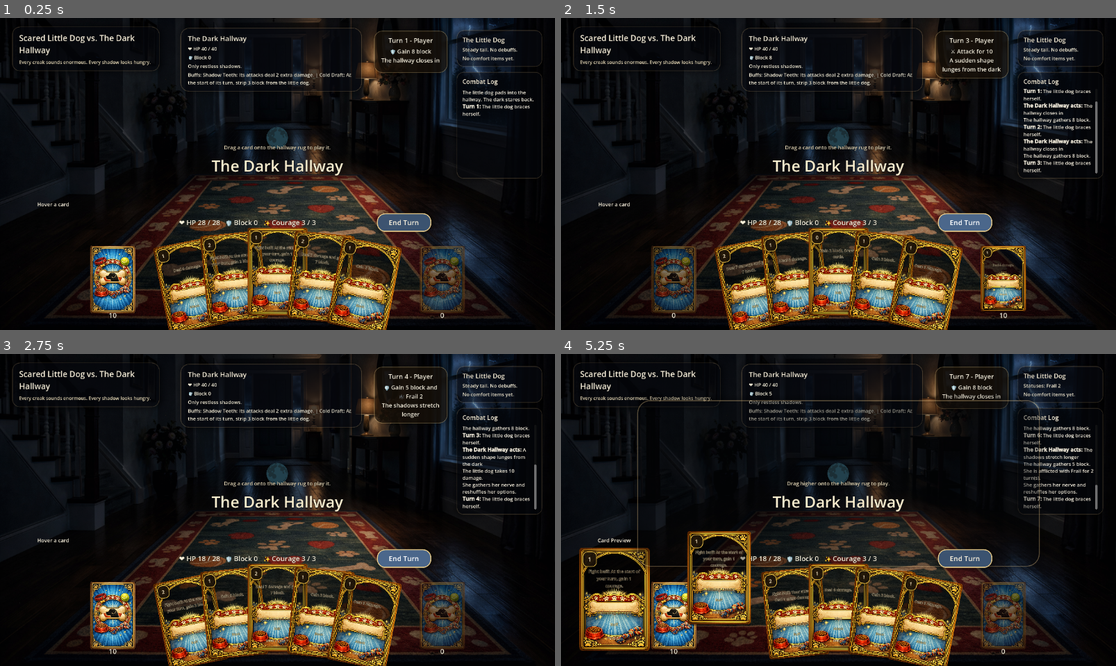
Above: before the commit, frames 1-4 (two rows, left to right).
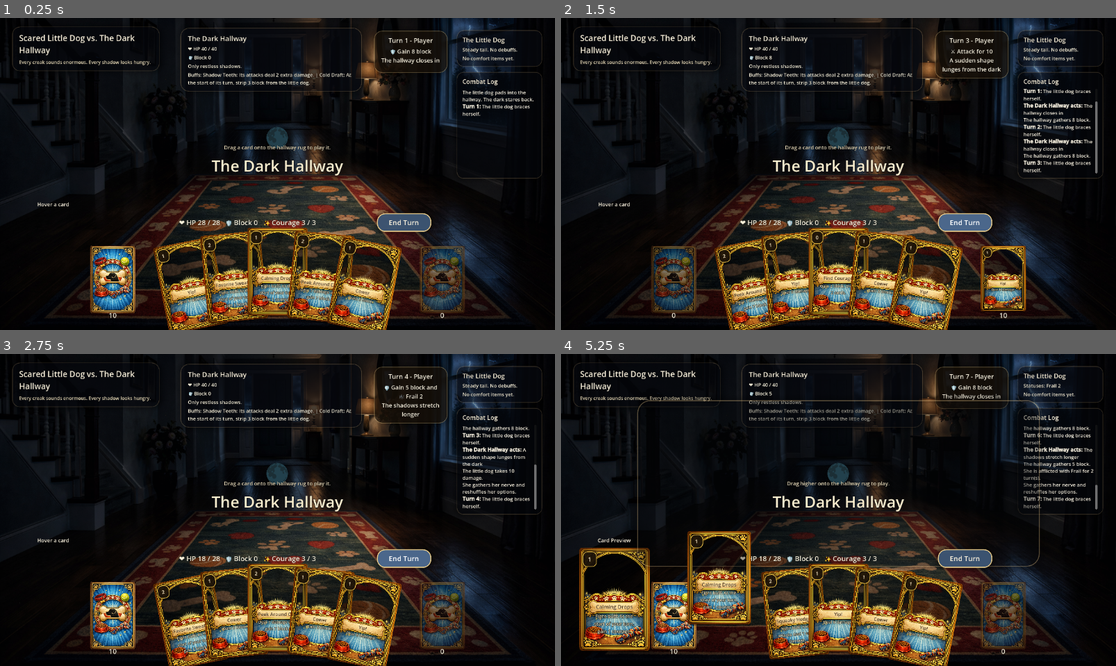
Above: after the commit, the same moments.

Repository: mjd4186/lunasquest
Game: Godot game, scene res://scenes/main.tscn
The game is run twice, just before and just after one commit, with the same random seed, the same clock (stepped at 60 frames per second) and the same inputs.
Inputs (mouse positions are in pixels of both pictures, inside the frame that each line leads up to):
- Up to frame 1 (0.25 s): no input
- Up to frame 2 (1.5 s): click "End Turn" at 0.5 s; click "End Turn" at 1.25 s
- Up to frame 3 (2.75 s): click "End Turn" at 2 s
- Up to frame 4 (5.25 s): tap Enter at 2.75, 5 s; drag from (672, 616) to (894, 441) at 2.77 s; tap Space at 3.5 s; drag from (1005, 616) to (810, 572) at 3.52 s; move the mouse to (616, 600) at 4.27 s; click (616, 600) at 4.42 s; drag from (749, 622) to (672, 463) at 5.02 s

The runs differ from the first frame. In frame 1, 1.2% of the frame differs, in the area x 31-69%, y 73-97%; in frame 2, 1.0%; in frame 3, 1.0%; in frame 4, 1.7%, in the area x 4-69%, y 63-97%.

Commit message:
Refine card text layout and strengthen effect text stroke

Diff:
--- a/scenes/card_ui.tscn
+++ b/scenes/card_ui.tscn
@@ -44,42 +44,21 @@
 
 [node name="DescriptionLabel" type="Label" parent="."]
 unique_name_in_owner = true
-anchor_left = 0.12
-anchor_top = 0.1
-anchor_right = 0.88
-anchor_bottom = 0.48
+anchor_left = 0.17
+anchor_top = 0.615
+anchor_right = 0.83
+anchor_bottom = 0.88
 mouse_filter = 2
 autowrap_mode = 3
 horizontal_alignment = 1
-vertical_alignment = 1
+vertical_alignment = 0
 
 [node name="NameLabel" type="Label" parent="."]
 unique_name_in_owner = true
-anchor_left = 0.16
-anchor_top = 0.565
-anchor_right = 0.84
-anchor_bottom = 0.655
+anchor_left = 0.18
+anchor_top = 0.515
+anchor_right = 0.82
+anchor_bottom = 0.605
 mouse_filter = 2
 horizontal_alignment = 1
 vertical_alignment = 1
-
-[node name="TypeLabel" type="Label" parent="."]
-unique_name_in_owner = true
-anchor_left = 0.15
-anchor_top = 0.69
-anchor_right = 0.85
-anchor_bottom = 0.76
-mouse_filter = 2
-horizontal_alignment = 1
-vertical_alignment = 1
-
-[node name="StatsLabel" type="Label" parent="."]
-unique_name_in_owner = true
-anchor_left = 0.14
-anchor_top = 0.79
-anchor_right = 0.86
-anchor_bottom = 0.92
-mouse_filter = 2
-autowrap_mode = 3
-horizontal_alignment = 1
-vertical_alignment = 1
--- a/scripts/card_ui.gd
+++ b/scripts/card_ui.gd
@@ -17,8 +17,6 @@
 @onready var cost_label: Label = %CostLabel
 @onready var description_label: Label = %DescriptionLabel
 @onready var name_label: Label = %NameLabel
-@onready var type_label: Label = %TypeLabel
-@onready var stats_label: Label = %StatsLabel
 
 var card_data: Dictionary = {}
 var card_index := -1
@@ -176,10 +174,8 @@
 	badge_style.shadow_size = 6
 	cost_badge.add_theme_stylebox_override("panel", badge_style)
 
-	_style_text(description_label, 15, Color(0.145098, 0.0941176, 0.0313726, 1.0), Color(1.0, 0.964706, 0.835294, 0.95), 2)
+	_style_text(description_label, 15, Color(0.956863, 0.917647, 0.784314, 1.0), Color(0, 0, 0, 1.0), 4)
 	_style_text(name_label, 17, Color(0.278431, 0.172549, 0.0470588, 1.0), Color(1.0, 0.972549, 0.882353, 0.95), 2)
-	_style_text(type_label, 13, Color(0.901961, 0.835294, 0.564706, 1.0), Color(0.0980392, 0.0666667, 0.027451, 0.9), 2)
-	_style_text(stats_label, 13, Color(0.956863, 0.913725, 0.760784, 1.0), Color(0.0862745, 0.054902, 0.0235294, 0.95), 2)
 	_style_text(cost_label, 20, Color(1.0, 0.952941, 0.815686, 1.0), Color(0.160784, 0.0901961, 0.0235294, 1.0), 3)
 
 	shadow.color = Color(0, 0, 0, 0.34)
@@ -194,15 +190,11 @@
 
 func _update_text_scale() -> void:
 	var scale_factor: float = clampf(size.y / DEFAULT_CARD_SIZE.y, 0.5, 1.2)
-	description_label.add_theme_font_size_override("font_size", maxi(10, roundi(15 * scale_factor)))
-	name_label.add_theme_font_size_override("font_size", maxi(11, roundi(17 * scale_factor)))
-	type_label.add_theme_font_size_override("font_size", maxi(9, roundi(13 * scale_factor)))
-	stats_label.add_theme_font_size_override("font_size", maxi(9, roundi(13 * scale_factor)))
+	description_label.add_theme_font_size_override("font_size", maxi(11, roundi(16 * scale_factor)))
+	name_label.add_theme_font_size_override("font_size", maxi(12, roundi(18 * scale_factor)))
 	cost_label.add_theme_font_size_override("font_size", maxi(12, roundi(20 * scale_factor)))
-	description_label.add_theme_constant_override("outline_size", maxi(1, roundi(2 * scale_factor)))
+	description_label.add_theme_constant_override("outline_size", maxi(3, roundi(4 * scale_factor)))
 	name_label.add_theme_constant_override("outline_size", maxi(1, roundi(2 * scale_factor)))
-	type_label.add_theme_constant_override("outline_size", maxi(1, roundi(2 * scale_factor)))
-	stats_label.add_theme_constant_override("outline_size", maxi(1, roundi(2 * scale_factor)))
 	cost_label.add_theme_constant_override("outline_size", maxi(1, roundi(3 * scale_factor)))
 
 
@@ -213,8 +205,6 @@
 	cost_badge.visible = show_front_content
 	description_label.visible = show_front_content
 	name_label.visible = show_front_content
-	type_label.visible = show_front_content
-	stats_label.visible = show_front_content
 
 	if not show_front_content:
 		_apply_enabled_state()
@@ -223,24 +213,7 @@
 	cost_label.text = str(card_data.get("cost", 0))
 	name_label.text = card_data.get("name", "")
 	description_label.text = card_data.get("text", "")
-	type_label.text = String(card_data.get("type", "skill")).capitalize()
-	stats_label.text = _build_stats_text(card_data)
 	_apply_enabled_state()
-
-
-func _build_stats_text(data: Dictionary) -> String:
-	var parts: Array[String] = []
-
-	if data.has("damage"):
-		parts.append("DMG %d" % data["damage"])
-	if data.has("block"):
-		parts.append("BLK %d" % data["block"])
-	if data.has("draw"):
-		parts.append("DRAW %d" % data["draw"])
-	if data.get("type", "") == "buff":
-		parts.append("PERSIST")
-
-	return "" if parts.is_empty() else " | ".join(parts)
 
 
 func _apply_enabled_state() -> void:
